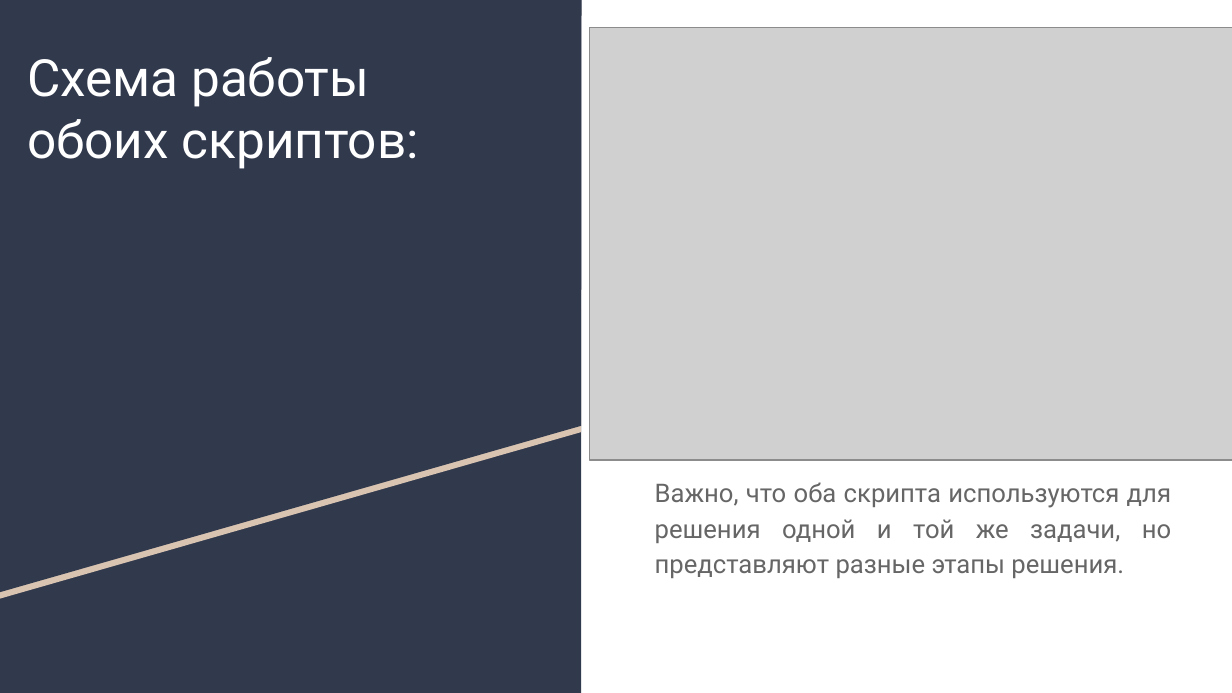
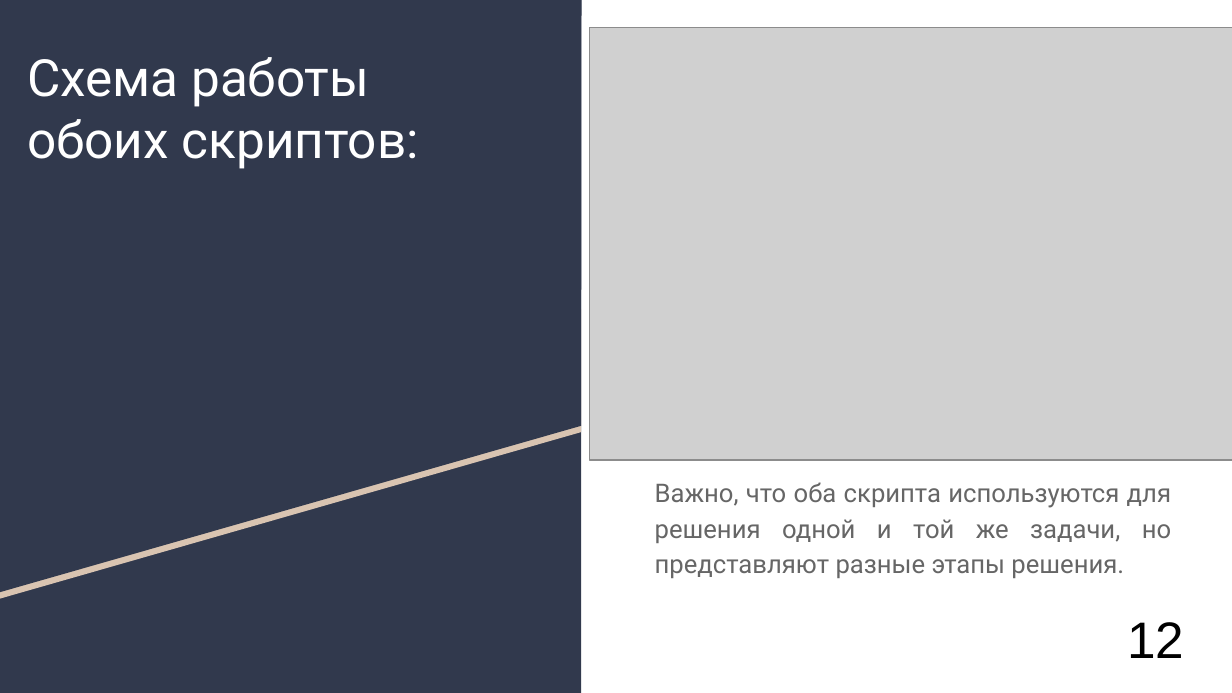
Before and after one commit to AlexanderUzunyan/TestProject, a slide deck: slide 14 of neuro/doc/TMVA.odp (slide 11 before the commit). Drawn at 1232x693 pixels with LibreOffice and Linux fonts; fonts in the diff are those of the drawing; grey boxes stand for pictures. Boxes give left, top, right and bottom in pixels: in the first picture for what was removed or moved away, otherwise in the second. Text is boxed around its words. In the diff, an @@ line names an element or a change of style, - is before the commit and + after.

```diff
--- a/neuro/doc/TMVA.odp
+++ b/neuro/doc/TMVA.odp
@@ title added at box(1127, 622, 1184, 658), 30 pt, text #000000 @@
+12
```
Also in this commit, not shown: 10 other slides changed, 3 slides added.
